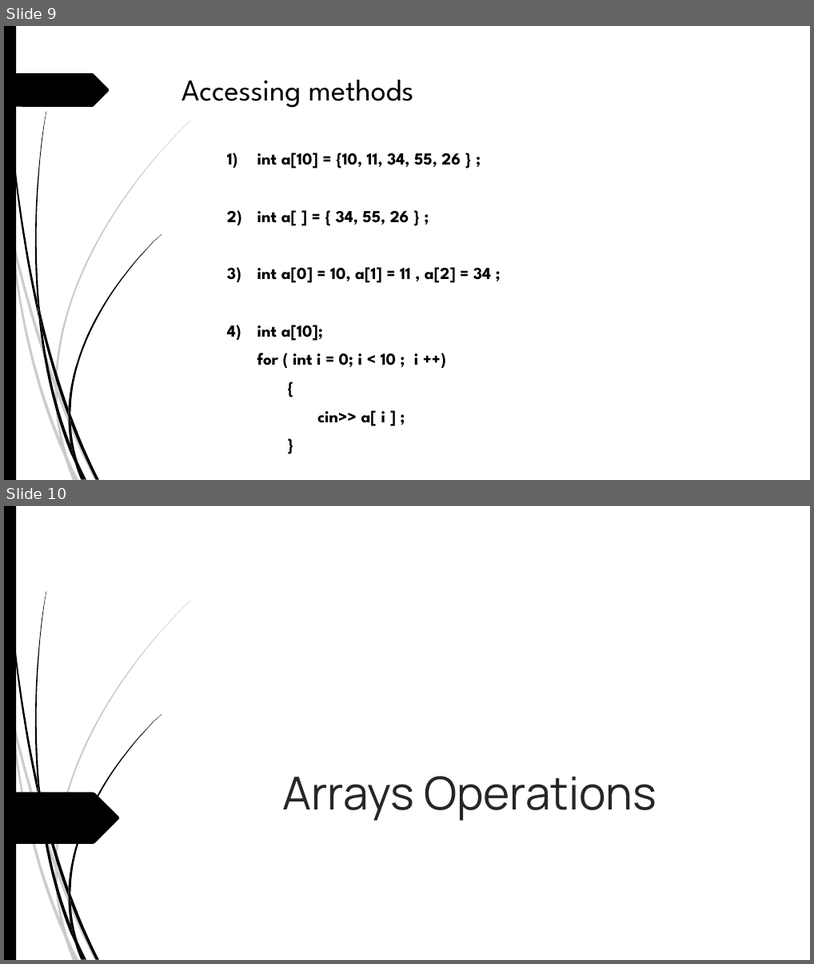
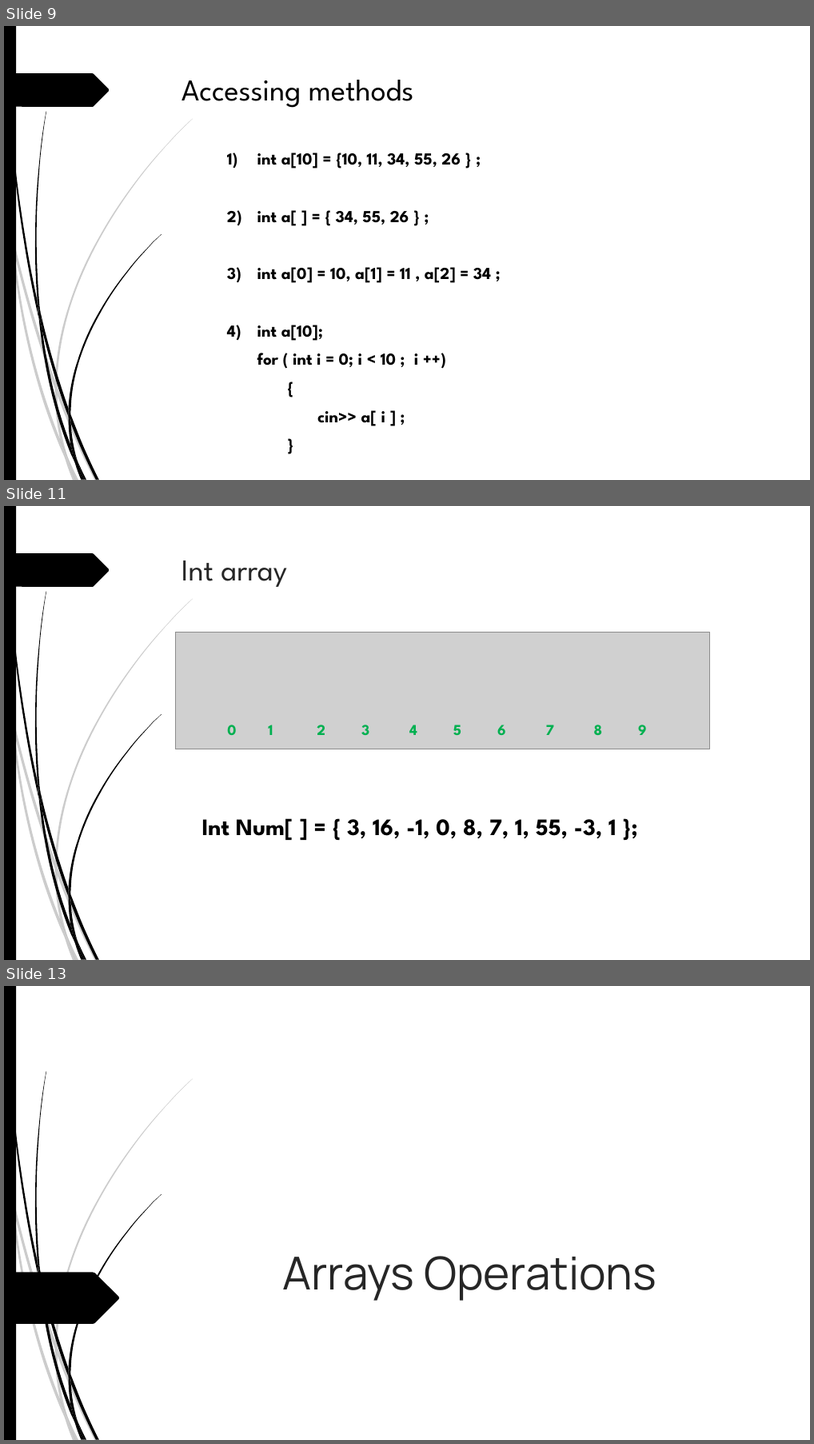
Before and after one commit to ridhun55/PlusOne_PlusTwo_ComputerScience_Slides, a slide deck: Plus One/8 Arrays.pptx. Shown one above the other, each under a label of ours: slides 9 and 10 before the commit, slides 9, 11 and 13 after it; the slides between them are not shown. The pictures are 814x964 and 814x1444 pixels, drawn with LibreOffice and Linux fonts; fonts in the diff are those of the drawing; grey boxes stand for pictures. Boxes give left, top, right and bottom in pixels: in the first picture for what was removed or moved away, otherwise in the second. Text is boxed around its words. In the diff, an @@ line names an element or a change of style, - is before the commit and + after.

```diff
--- a/Plus One/8 Arrays.pptx
+++ b/Plus One/8 Arrays.pptx
@@ slide 11 added at (4,506,810,960), background #FFFFFF; not listed: 24 template elements that a slide beside it also shows @@
@@ title added at (182,560,287,587), 36 pt, text #262626 @@
+Int array
@@ picture added at (175,632,710,749) @@
@@ text added at (227,724,647,736), 18 pt, text #00B050, bold @@
+0 1 2 3 4 5 6 7 8 9
@@ text added at (202,818,617,840), 28 pt, text #000000, bold @@
+Int Num[ ] = { 3, 16, -1, 0, 8, 7, 1, 55, -3, 1 };
@@ what was slide 10 is now slide 13 @@
```
Also in this commit, not shown: 2 other slides added, 2 other files.
